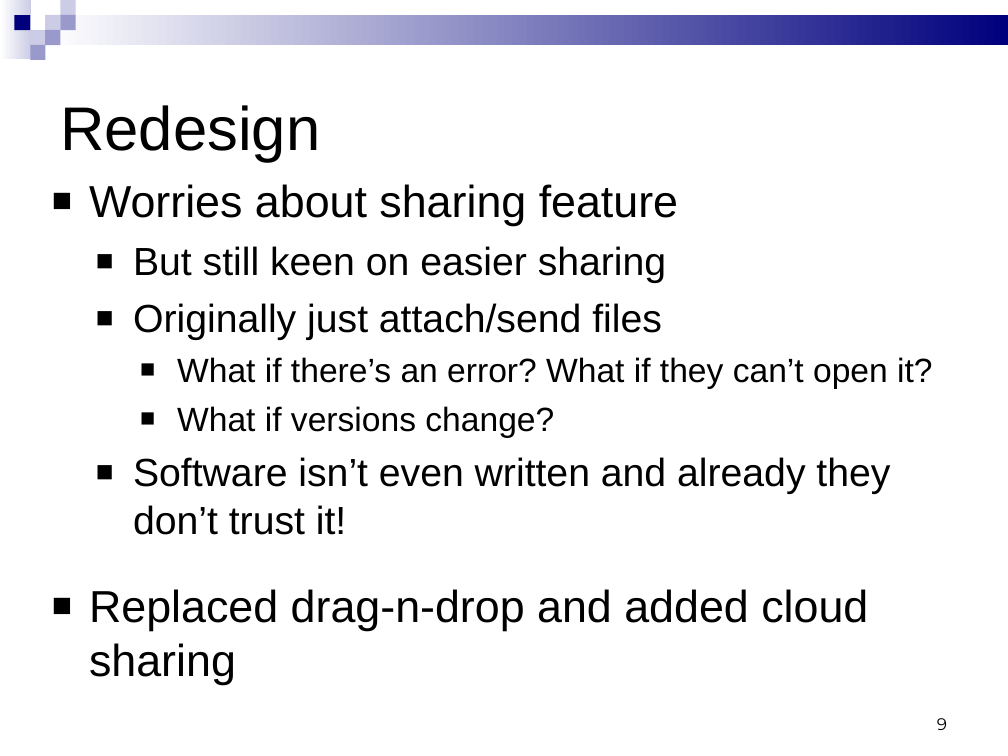
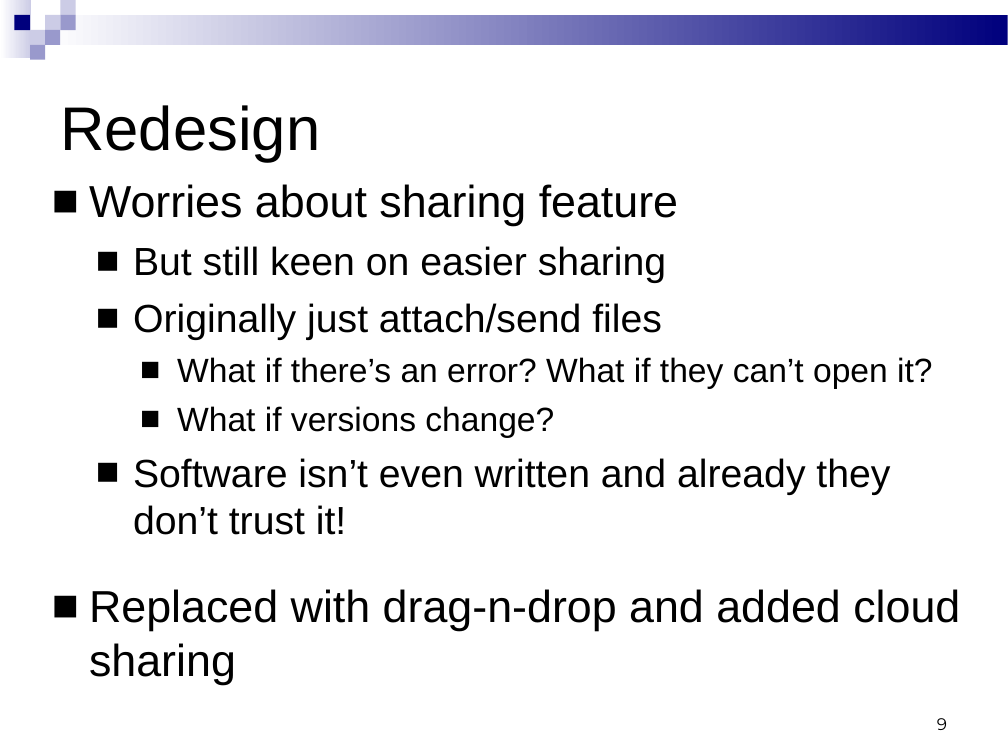
Before and after one commit to yatsek/tabfour, a slide deck: slide 9 of Tab4/doc/544 Phase 3 presentation - new.ppt. Drawn at 1008x756 pixels with LibreOffice and Linux fonts; fonts in the diff are those of the drawing. Boxes give left, top, right and bottom in pixels: in the first picture for what was removed or moved away, otherwise in the second. Text is boxed around its words. In the diff, an @@ line names an element or a change of style, - is before the commit and + after.

```diff
--- a/Tab4/doc/544 Phase 3 presentation - new.ppt
+++ b/Tab4/doc/544 Phase 3 presentation - new.ppt
@@ text at <box>89,589,960,685</box>: text changed @@
-■ Replaced drag-n-drop and added cloud sharing
+■ Replaced with drag-n-drop and added cloud sharing
```
Also in this commit, not shown: 8 other slides changed, 4 slides removed, 3 other files.
